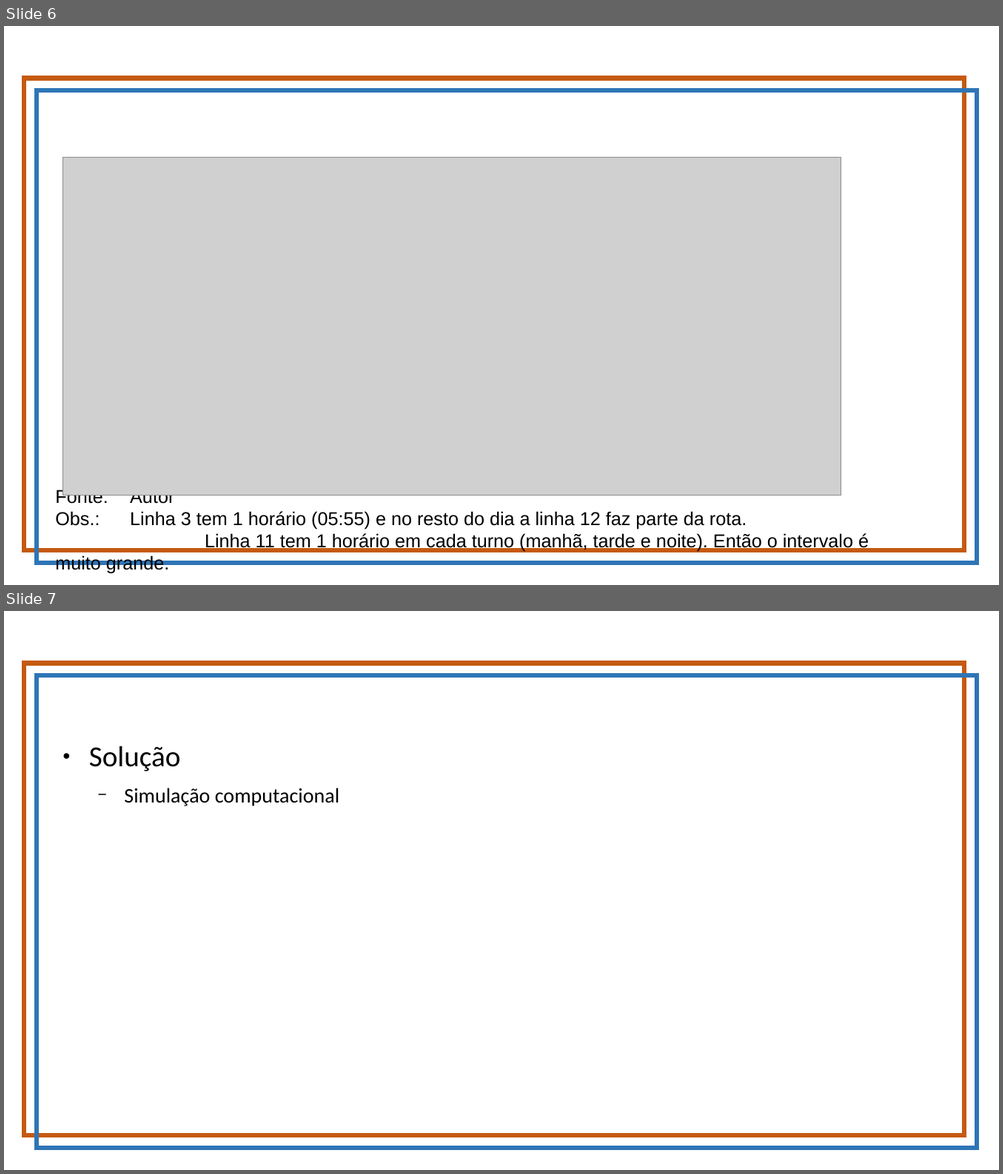
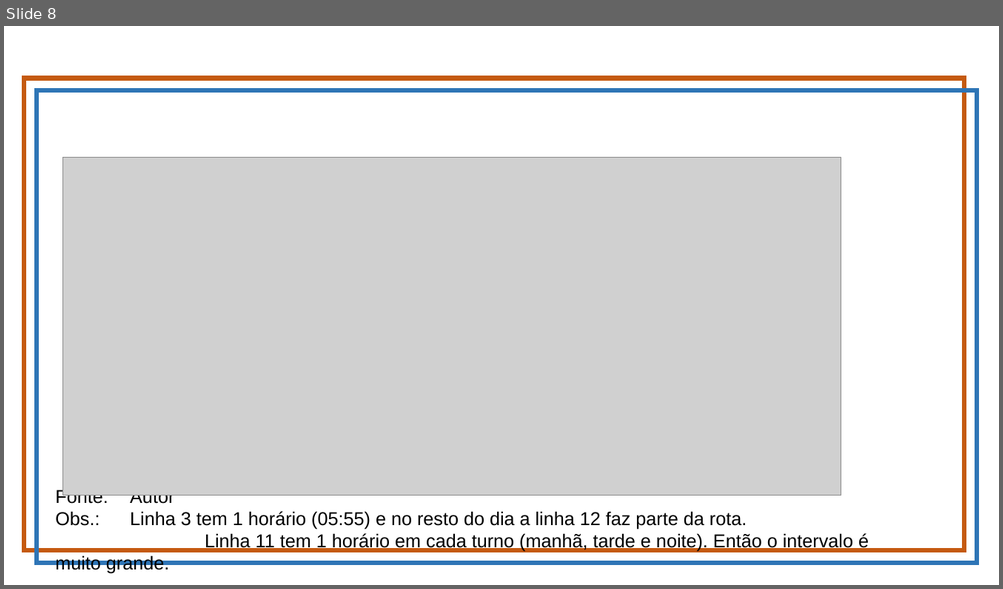
Before and after one commit to vitorropke/mobilidade-urbana, a slide deck: SEMIC-2021/apresentacao.odp. Shown one above the other, each under a label of ours: slides 6 and 7 before the commit, slide 8 after it. The pictures are 1003x1174 and 1003x589 pixels, drawn with LibreOffice and Linux fonts; fonts in the diff are those of the drawing; grey boxes stand for pictures; background and template pictures are left out. Boxes give left, top, right and bottom in pixels: in the first picture for what was removed or moved away, otherwise in the second. Text is boxed around its words. In the diff, an @@ line names an element or a change of style, - is before the commit and + after.

```diff
--- a/SEMIC-2021/apresentacao.odp
+++ b/SEMIC-2021/apresentacao.odp
@@ slide 7 removed at [4, 611, 999, 1170], background #FFFFFF; not listed: 2 template elements that a slide beside it also shows @@
@@ text removed at [89, 746, 339, 806] @@
-● Solução
-  − Simulação computacional
@@ what was slide 6 is now slide 8 @@
```
Also in this commit, not shown: 3 slides changed, 7 slides added, 2 other files.
